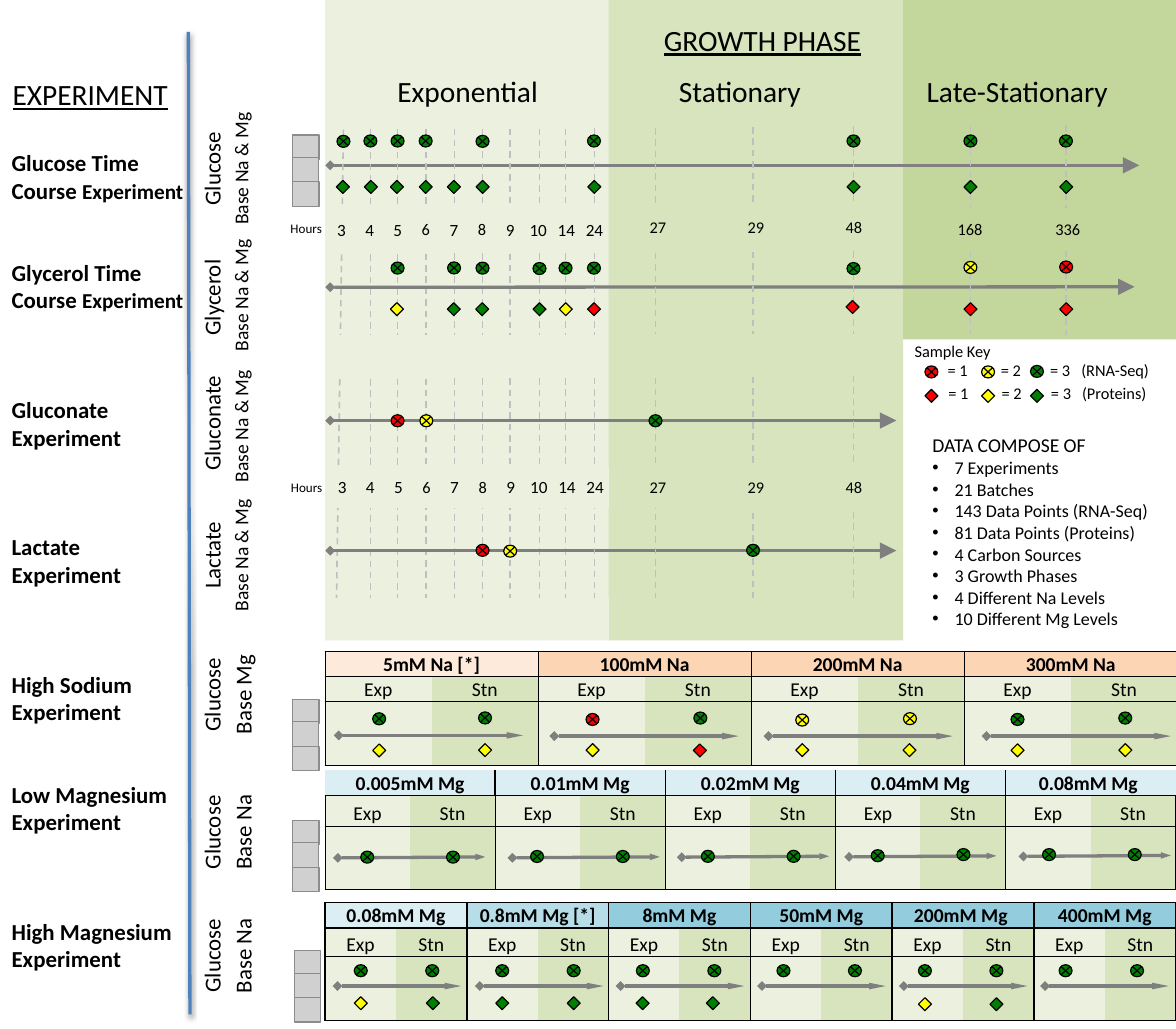
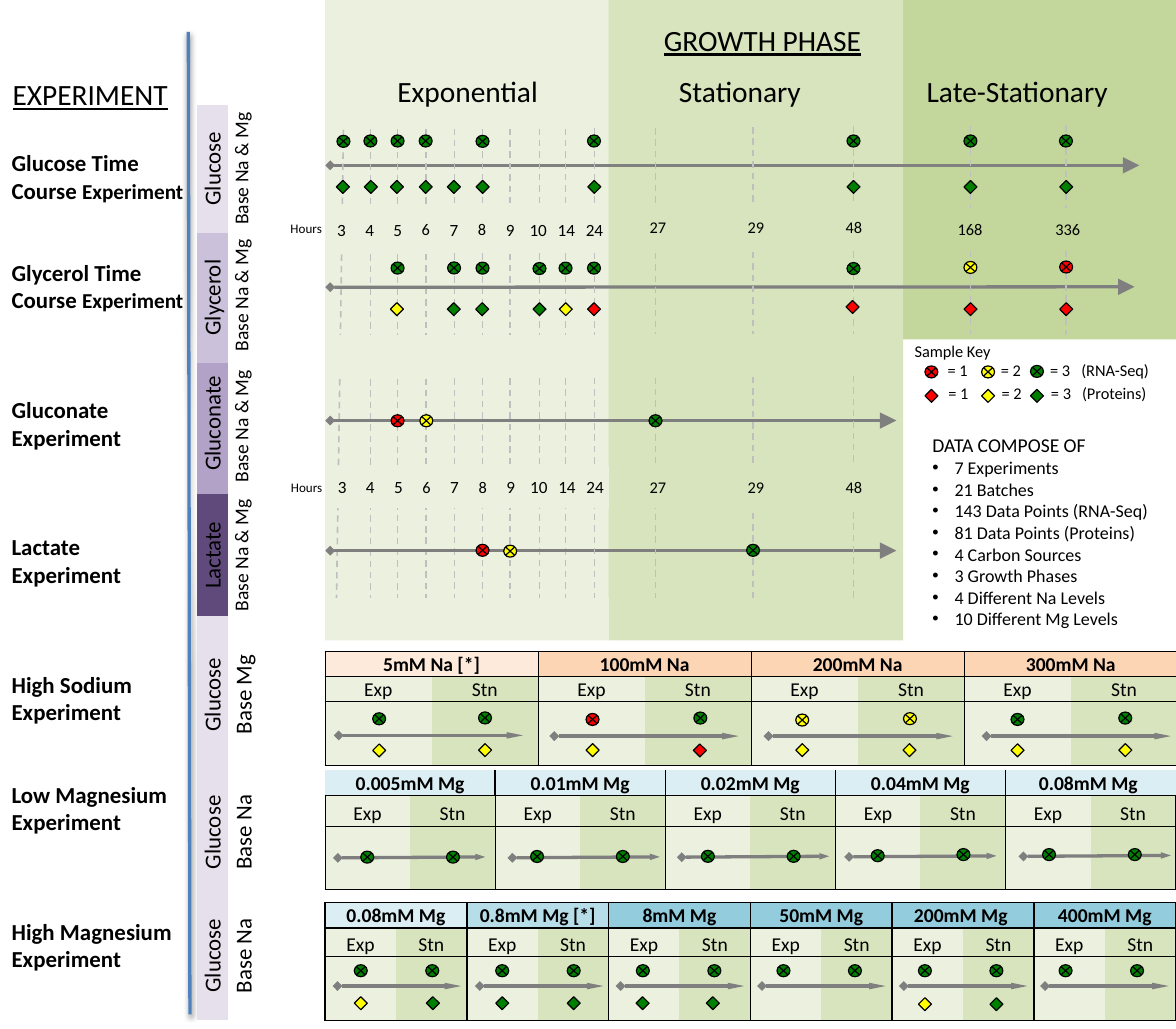
Before and after one commit to umutcaglar/ecoli_multiple_growth_conditions, a slide deck: slide 2 of text/fig1_raw_dataSummary-DVW.pptx. Drawn at 1176x1029 pixels with LibreOffice and Linux fonts; fonts in the diff are those of the drawing; grey boxes stand for pictures; background and template pictures are left out. Boxes give left, top, right and bottom in pixels: in the first picture for what was removed or moved away, otherwise in the second. Text is boxed around its words. In the diff, an @@ line names an element or a change of style, - is before the commit and + after.

```diff
--- a/text/fig1_raw_dataSummary-DVW.pptx
+++ b/text/fig1_raw_dataSummary-DVW.pptx
@@ table at (x1=198, y1=105, x2=259, y2=1020) @@
@@ fill none to #E6E0EC in 4 cells @@
@@ fill none to #CCC1DA in row 2, column 1 @@
@@ fill none to #B3A2C7 in row 3, column 1 @@
@@ fill none to #604A7B in row 4, column 1 @@
@@ picture removed at (x1=293, y1=135, x2=319, y2=160) @@
@@ picture removed at (x1=293, y1=158, x2=319, y2=182) @@
@@ picture removed at (x1=293, y1=182, x2=319, y2=207) @@
@@ picture removed at (x1=293, y1=700, x2=319, y2=724) @@
@@ picture removed at (x1=293, y1=722, x2=319, y2=747) @@
@@ picture removed at (x1=293, y1=747, x2=319, y2=771) @@
@@ picture removed at (x1=293, y1=821, x2=319, y2=846) @@
@@ picture removed at (x1=293, y1=843, x2=319, y2=868) @@
@@ picture removed at (x1=293, y1=867, x2=319, y2=891) @@
@@ picture removed at (x1=294, y1=951, x2=320, y2=976) @@
@@ picture removed at (x1=294, y1=974, x2=320, y2=998) @@
@@ picture removed at (x1=294, y1=997, x2=320, y2=1022) @@
```
Also in this commit, not shown: 7 other files.
